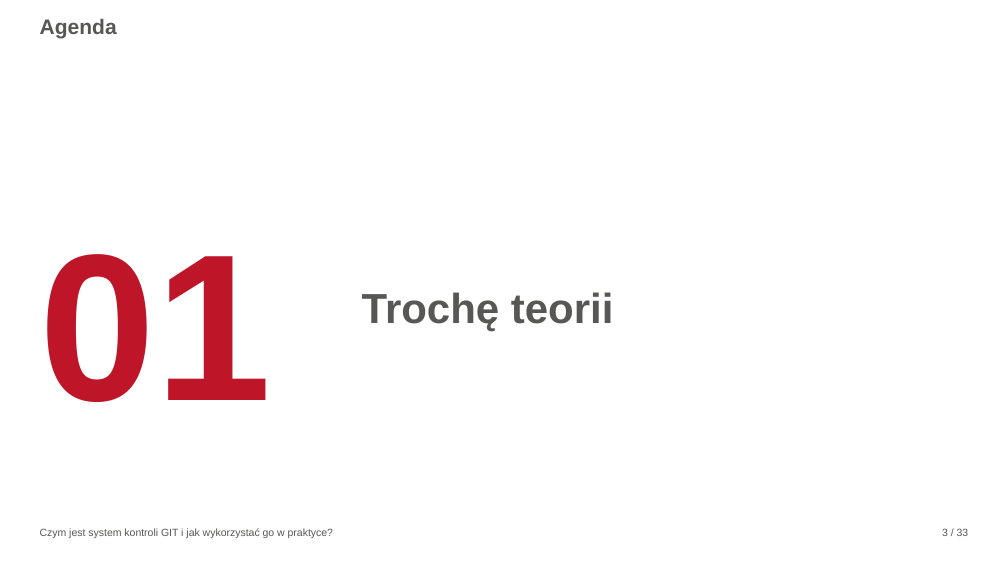
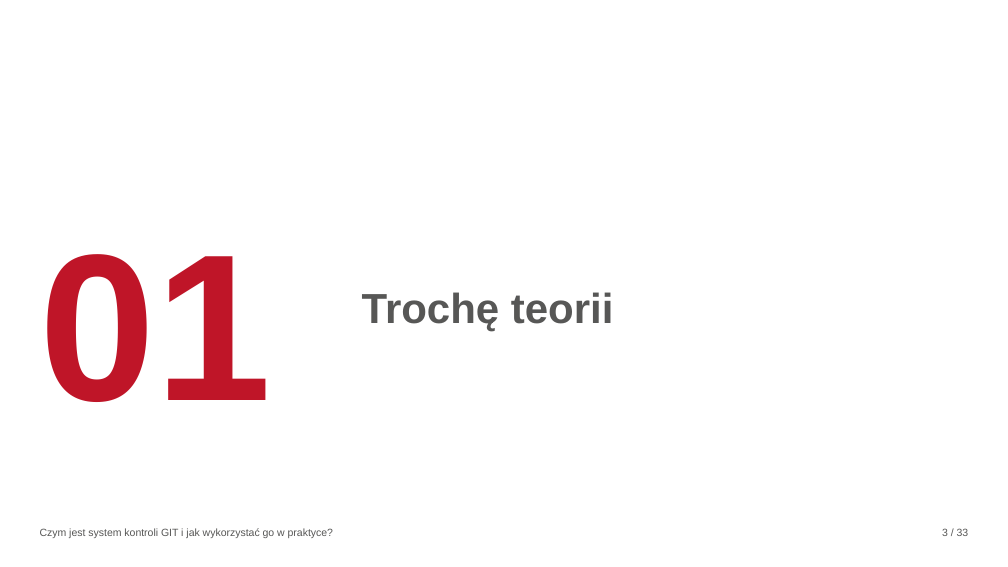
Before and after one commit to KrystynaKan/szkolenie_git, a slide deck: slide 3 of GIT-prezentacja.pptx. Drawn at 1008x567 pixels with LibreOffice and Linux fonts; fonts in the diff are those of the drawing; background and template pictures are left out. Boxes give left, top, right and bottom in pixels: in the first picture for what was removed or moved away, otherwise in the second. Text is boxed around its words. In the diff, an @@ line names an element or a change of style, - is before the commit and + after.

```diff
--- a/GIT-prezentacja.pptx
+++ b/GIT-prezentacja.pptx
@@ title removed at (x1=40, y1=19, x2=117, y2=38) @@
-Agenda
```
Also in this commit, not shown: 15 other slides changed, 1 slide added, 23 slides removed.
